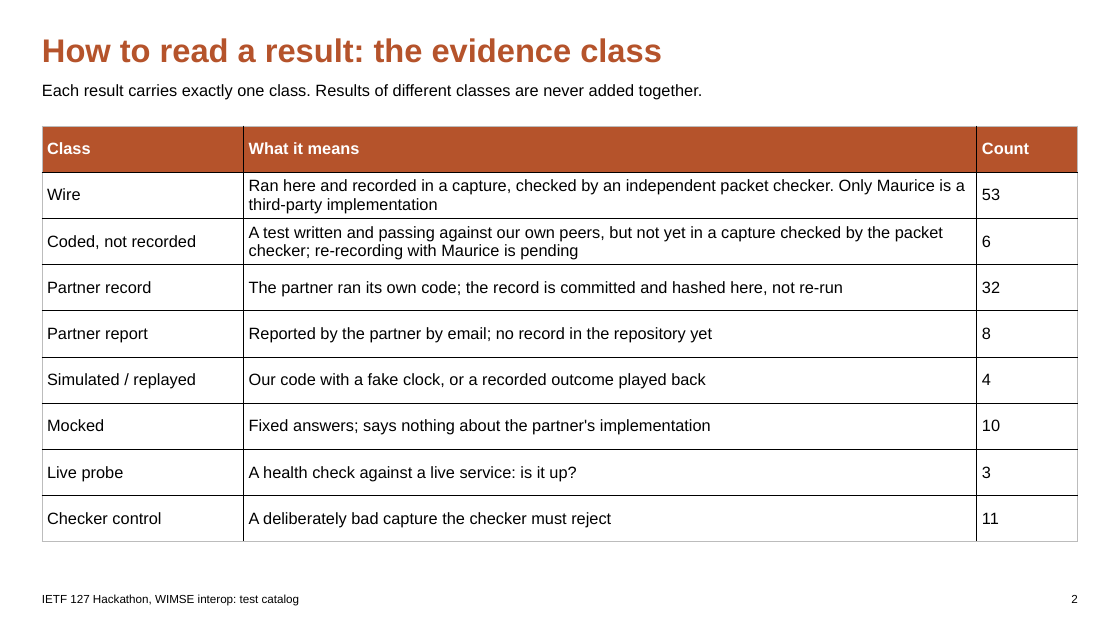
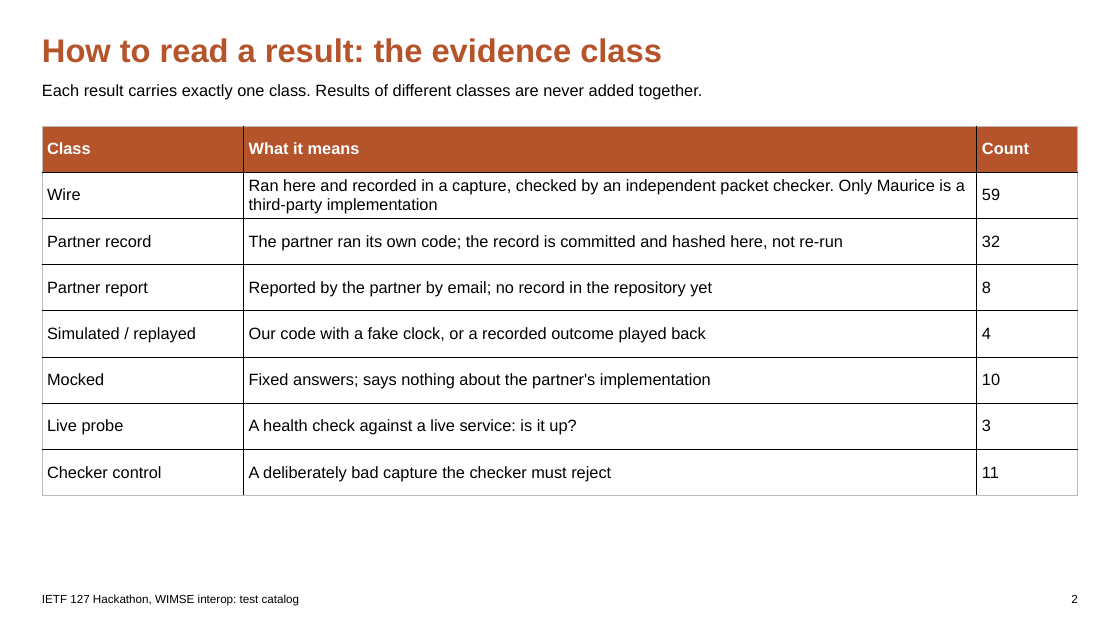
Before and after one commit to apelov/IETF127-Hackathon-AI2II-WIMSE, a slide deck: slide 2 of IETF127_WIMSE_Test_Catalog.pptx. Drawn at 1120x630 pixels with LibreOffice and Linux fonts; fonts in the diff are those of the drawing. Boxes give left, top, right and bottom in pixels: in the first picture for what was removed or moved away, otherwise in the second. Text is boxed around its words. In the diff, an @@ line names an element or a change of style, - is before the commit and + after.

```diff
--- a/IETF127_WIMSE_Test_Catalog.pptx
+++ b/IETF127_WIMSE_Test_Catalog.pptx
@@ table at (42, 126, 1078, 496) @@
-row 2: Wire | Ran here and recorded in a capture, checked by an independent packet checker. Only Maurice is a third-party implementation | 53
-row 3: Coded, not recorded | A test written and passing against our own peers, but not yet in a capture checked by the packet checker; re-recording with Maurice is pending | 6
+row 2: Wire | Ran here and recorded in a capture, checked by an independent packet checker. Only Maurice is a third-party implementation | 59
```
Also in this commit, not shown: 5 other slides changed, 25 other files.
